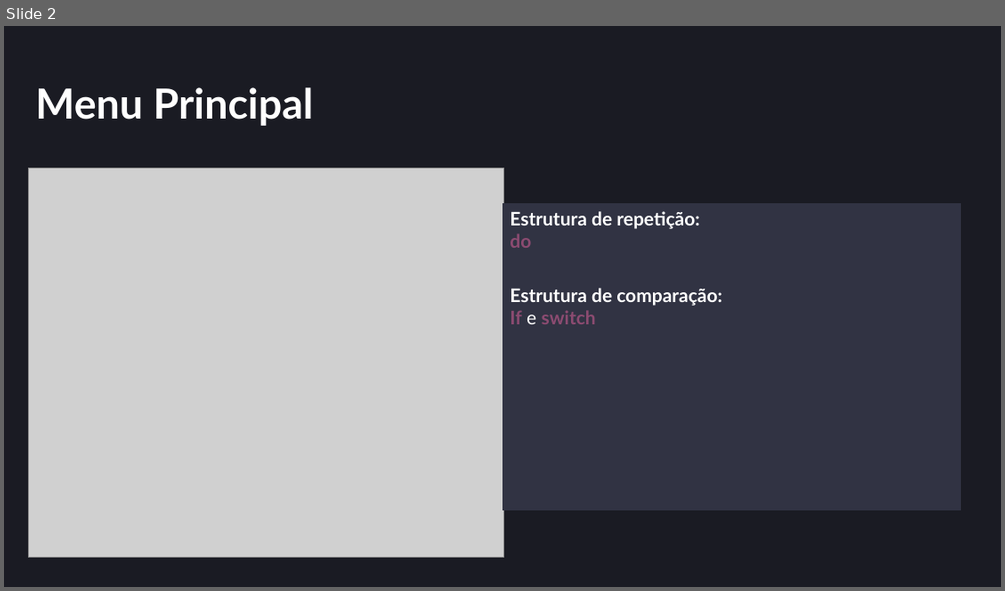
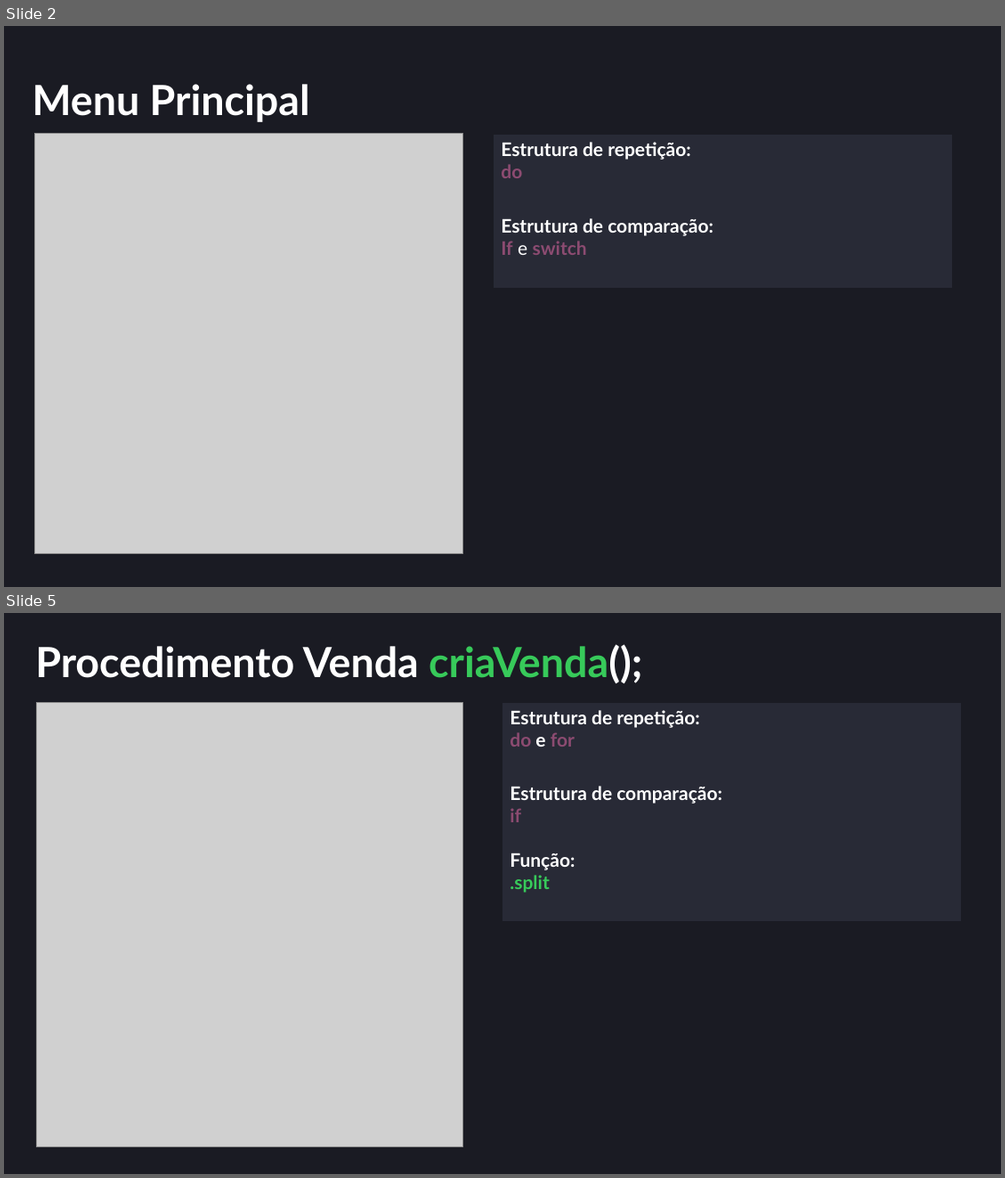
Before and after one commit to Alexson-Felipe/senai, a slide deck: Trabalho/Trabalho delivery.pptx. Shown one above the other, each under a label of ours: slide 2 before the commit, slides 2 and 5 after it; the slides between them are not shown. The pictures are 1005x591 and 1005x1178 pixels, drawn with LibreOffice and Linux fonts; fonts in the diff are those of the drawing; grey boxes stand for pictures. Boxes give left, top, right and bottom in pixels: in the first picture for what was removed or moved away, otherwise in the second. Text is boxed around its words. In the diff, an @@ line names an element or a change of style, - is before the commit and + after.

```diff
--- a/Trabalho/Trabalho delivery.pptx
+++ b/Trabalho/Trabalho delivery.pptx
@@ slide 5 added at <box>4,613,1001,1174</box>, background #FFFFFF; not listed: 2 template elements that a slide beside it also shows @@
@@ rectangle added at <box>4,613,1001,1174</box>, fill #1A1B23, outline #1A1B23 1 pt @@
@@ title added at <box>35,644,642,683</box>, 40 pt, text #FFFFFF, bold @@
+Procedimento Venda criaVenda();
@@ picture added at <box>37,703,463,1147</box> @@
@@ table added at <box>502,703,962,921</box>, 3 rows, 1 columns @@
+Estrutura de repetição: / do e for
+Estrutura de comparação: / if
+Função: / .split
@@ slide 2 changed as well @@
@@ title "Menu Principal": place and size @@
-title "Menu Principal" at <box>35,87,314,126</box>
+title "Menu Principal" at <box>32,84,310,122</box>
@@ picture: place and size @@
-picture at <box>28,168,504,557</box>
+picture at <box>34,133,462,554</box>
@@ table at <box>494,135,953,288</box> @@
-row 3: 
-row 4: 
@@ table: place and size @@
-table at <box>502,203,962,510</box>
+table at <box>494,135,953,288</box>
```
Also in this commit, not shown: 2 other slides changed, 1 other slide added, 1 other file.
